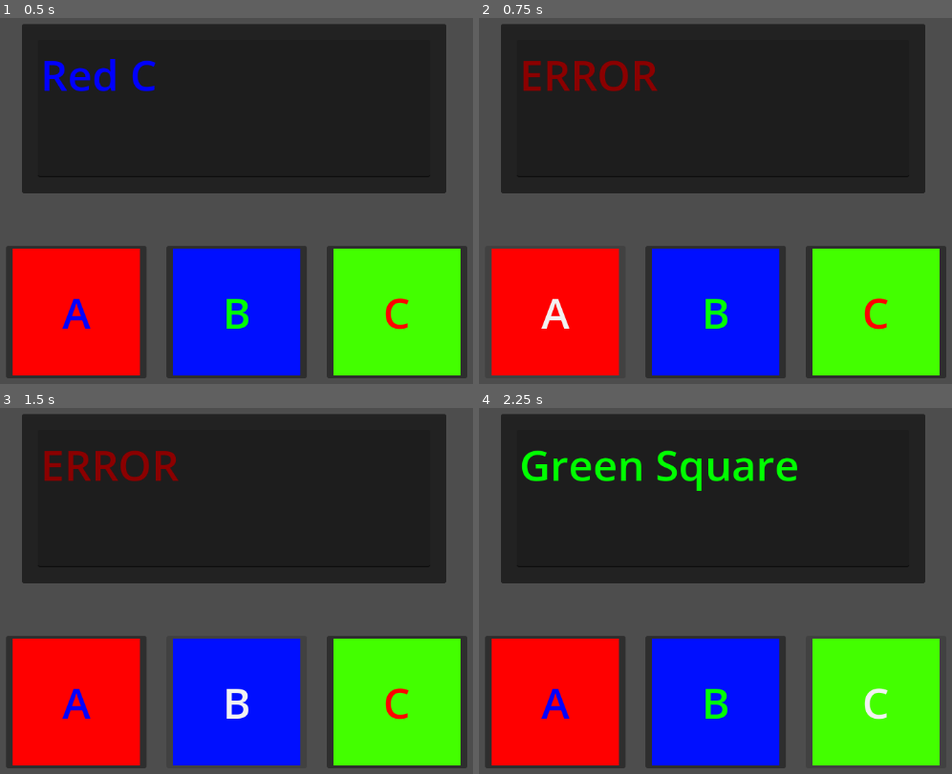
Above: before the commit, frames 1-4 (two rows, left to right).
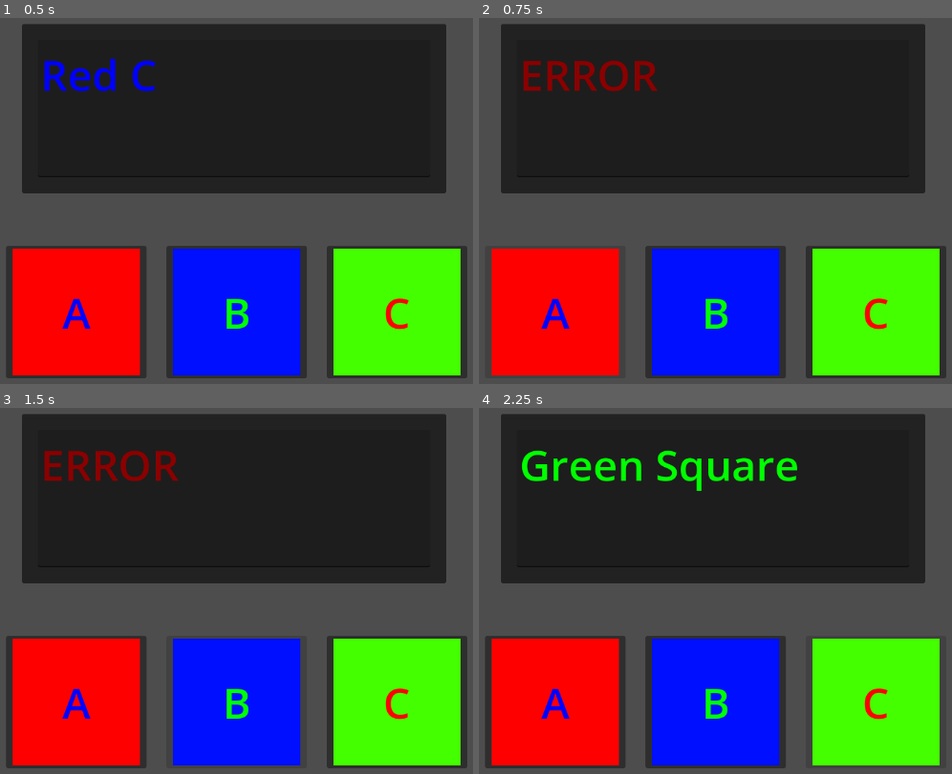
Above: after the commit, the same moments.

Repository: Sunday-Studio-Team/cafe
Game: Godot game, scene res://Minigames/Colors/Buttons.tscn
Two runs of this game, one before a commit and one after it. Both use one fixed random seed, a clock stepped at 60 frames per second and the inputs below. This scene is started directly instead of the project's main scene.
Inputs:
- Up to frame 1 (0.5 s): no input
- Up to frame 2 (0.75 s): click "A" at 0.5 s
- Up to frame 3 (1.5 s): click "B" at 1.25 s
- Up to frame 4 (2.25 s): click "C" at 2 s

Frame 1 is identical in both runs. In frame 2, 0.2% of the frame differs, in the area x 13-20%, y 76-85%; in frame 3, 0.3%, in the area x 47-53%, y 76-85%; in frame 4, 0.2%.

Commit message:
fix minigame font colors when hovered/pressed

Diff:
--- a/godot/Minigames/Colors/Buttons.tscn
+++ b/godot/Minigames/Colors/Buttons.tscn
@@ -33,6 +33,8 @@
 layout_mode = 2
 size_flags_horizontal = 3
 theme_override_colors/font_color = Color(0, 0, 1, 1)
+theme_override_colors/font_pressed_color = Color(0, 0, 1, 1)
+theme_override_colors/font_hover_color = Color(0, 0, 1, 1)
 theme_override_font_sizes/font_size = 64
 text = "A"
 icon = ExtResource("1_rfmd0")
@@ -43,6 +45,8 @@
 layout_mode = 2
 size_flags_horizontal = 3
 theme_override_colors/font_color = Color(0, 1, 0, 1)
+theme_override_colors/font_pressed_color = Color(0, 1, 0, 1)
+theme_override_colors/font_hover_color = Color(0, 1, 0, 1)
 theme_override_font_sizes/font_size = 64
 text = "B"
 icon = ExtResource("2_nnnqg")
@@ -53,6 +57,8 @@
 layout_mode = 2
 size_flags_horizontal = 3
 theme_override_colors/font_color = Color(1, 0, 0, 1)
+theme_override_colors/font_pressed_color = Color(1, 0, 0, 1)
+theme_override_colors/font_hover_color = Color(1, 0, 0, 1)
 theme_override_font_sizes/font_size = 64
 text = "	C"
 icon = ExtResource("3_phi86")
